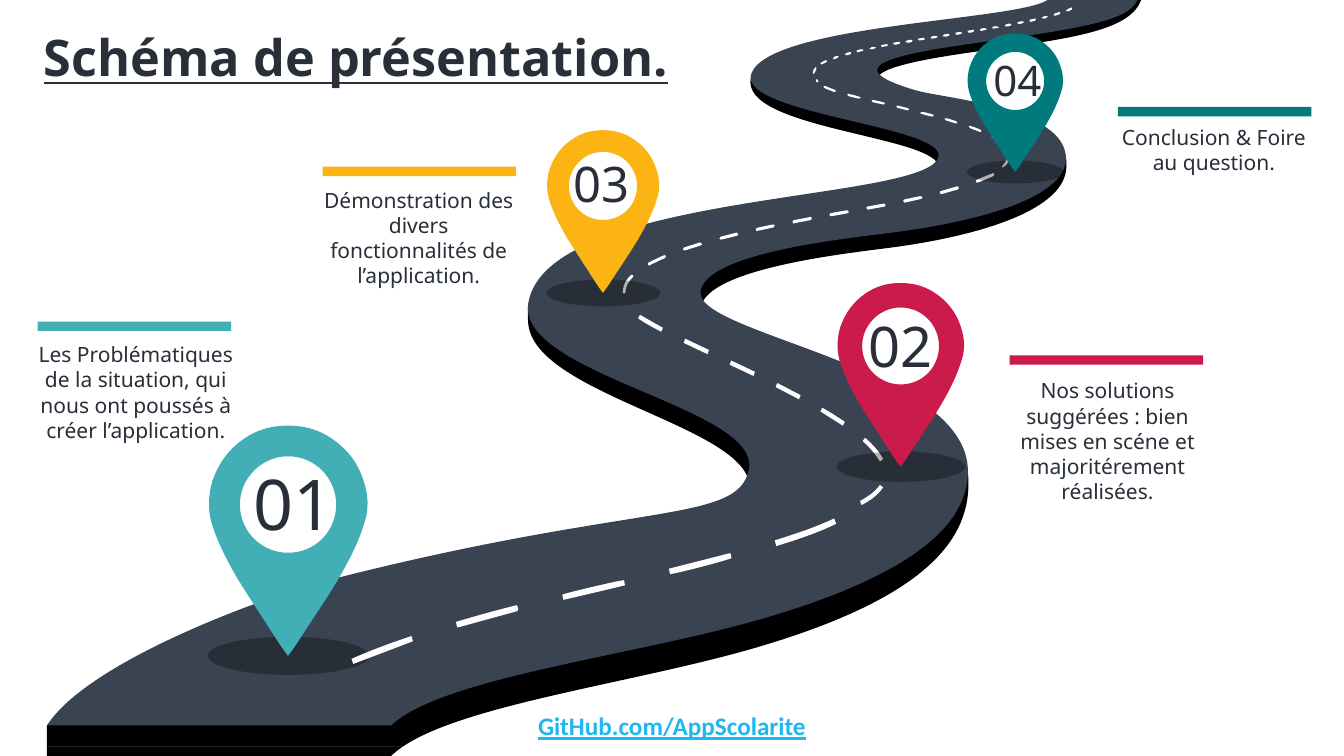
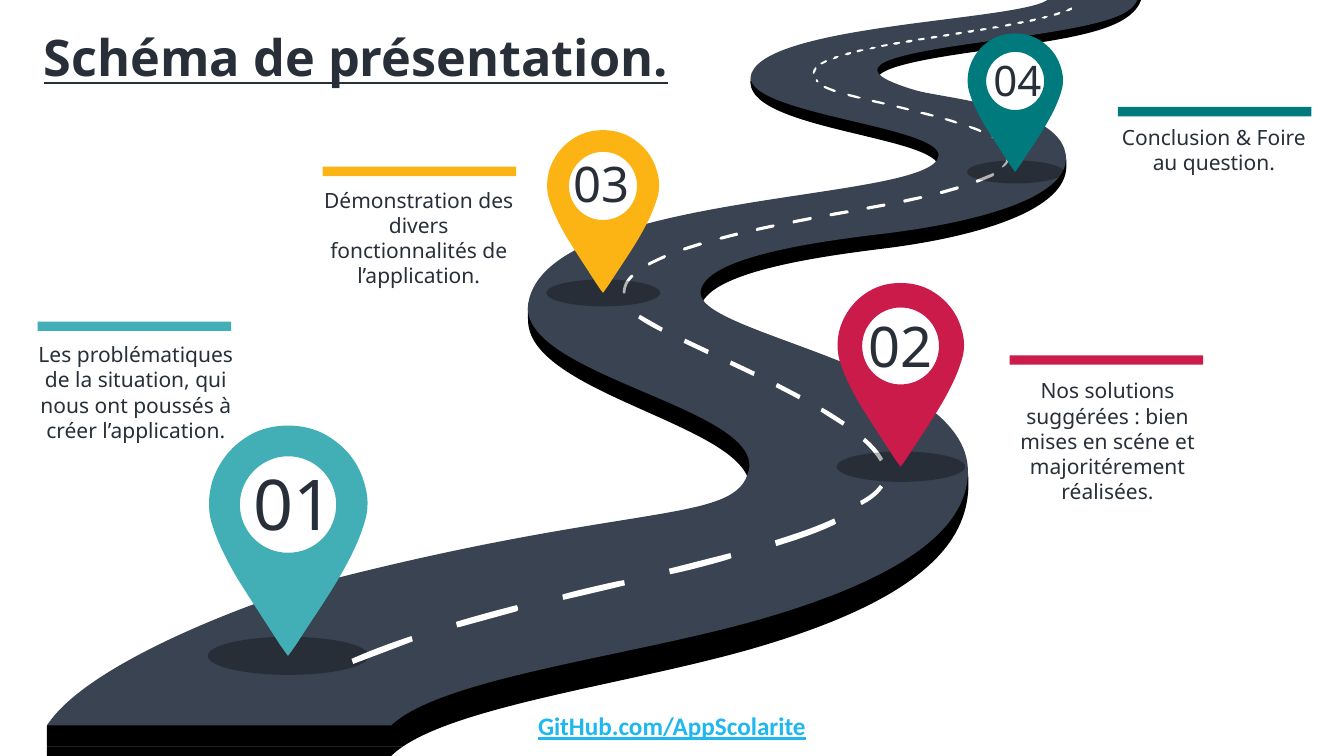
Before and after one commit to AppScolarite/AppGestionScolarite, a slide deck: slide 2 of Documents/Presentation.pptx. Drawn at 1344x756 pixels with LibreOffice and Linux fonts; fonts in the diff are those of the drawing. Boxes give left, top, right and bottom in pixels: in the first picture for what was removed or moved away, otherwise in the second. Text is boxed around its words. In the diff, an @@ line names an element or a change of style, - is before the commit and + after.

```diff
--- a/Documents/Presentation.pptx
+++ b/Documents/Presentation.pptx
@@ text at <box>38,346,233,367</box>: text changed @@
-Les Problématiques
+Les problématiques
```
Also in this commit, not shown: 5 other slides changed.
